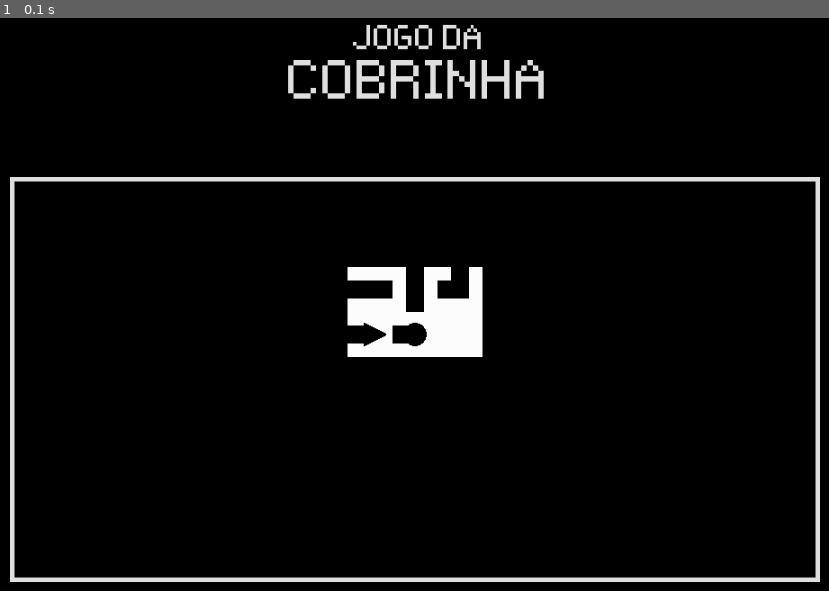
Above: before the commit, frame 1.
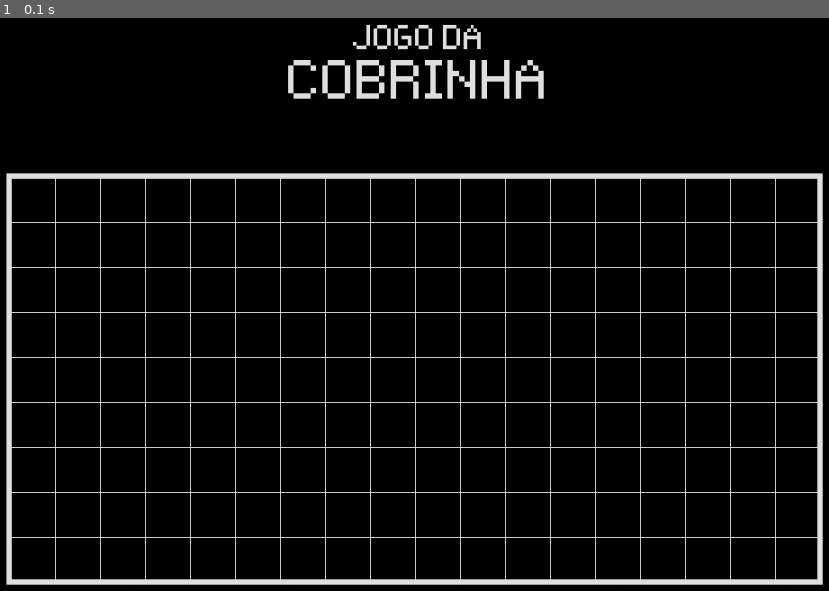
Above: after the commit, the same moment.

Repository: GiovanniDaldegan/jogo-da-cobrinha-pygame
Game: pygame game, started from scripts/main.py
Same seed, same stepped clock (60 frames per second), same inputs: the game is played once before the commit and once after it.
Inputs:
- Up to frame 1 (0.1 s): no input

The runs differ from the first frame. In frame 1, 8.0% of the frame differs, in the area x 0-100%, y 27-99%.

Commit message:
17/07 & 18/07 - Cenas, setup, etc.
Agora, o protótipo da cena "game" já é capaz de adicionar o título e o básico do cenário à tela (grade e bordas do mapa).

A ideia é que cada cena tenha total controle sobre a lista "layers", de forma que o script "main.py" seja capaz de alternar cenas e, consequentemente, mude tudo que é renderizado na tela.

Outras atualizações menores:
- Agora o script "fonts.py" possui uma função que inicializa e retorna todas as fontes, podendo ser utilizadas em qualquer script;
- Há um script separado para os dicionários SETTINGS e COLORS, evitando problemas de importação circular (eventualmente os valores dos dicionários serão armazenados num arquivo mais adequado);
- O script "input.py" se tornou capaz de detectar se um ponto se encontra dentro de um "rect" e exportar essa informação;
- Todos as classes de linhas e figuras geométricas foram incluídas em um mesmo script ("geometry.py").

Diff:
--- a/scripts/fonts.py
+++ b/scripts/fonts.py
@@ -1,9 +1,8 @@
 import pygame
+from settings import SETTINGS
 
-# Até que eu econtre uma forma de inicializar fontes
-# sem ser no script principal, esse arquivo é inútil
+def initializeFonts():
+	font0 = pygame.font.Font("C:/Users/Daldegan/Giovanni/Github/jogo-da-cobrinha-pygame/source/fonts/Pixeltype.ttf", SETTINGS["TEXT_SIZES"][0])
+	font1 = pygame.font.Font("C:/Users/Daldegan/Giovanni/Github/jogo-da-cobrinha-pygame/source/fonts/Pixeltype.ttf", SETTINGS["TEXT_SIZES"][1])
 
-small_title_font = pygame.font.Font("C:/Users/Daldegan/Giovanni/Github/jogo-da-cobrinha-pygame/source/fonts/Pixeltype.ttf", 60)
-title_font = pygame.font.Font("C:/Users/Daldegan/Giovanni/Github/jogo-da-cobrinha-pygame/source/fonts/Pixeltype.ttf", 100)
-
-# SETTINGS["TEXT_SIZES"][1]
+	return {"font0": font0, "font1": font1}
--- a/scripts/input.py
+++ b/scripts/input.py
@@ -0,0 +1,11 @@
+import pygame
+
+def handeInput(event, rect):
+
+	# if event.type == pygame.KEYDOWN:
+	# 	if event.key == pygame.K_RIGHT:
+
+
+	if event.type == pygame.MOUSEBUTTONDOWN:
+		if rect.collidepoint(event.pos):
+			return True
--- a/scripts/main.py
+++ b/scripts/main.py
@@ -1,63 +1,28 @@
-import sys, pygame, json
-import render
-from objects import text, sprite, line, rectangle, polygon
+import sys, pygame
+
+import render, input
+from settings import SETTINGS
+from scenes import game, menu
 
 
-SETTINGS = {
-	"FPS": 60,
-	"SIZE": (1000, 700),
-	"GRID_SIZE": 50,
-	"TEXT_SIZES": (100, 60, 40)
-	#"MAP_SIZE": (900, 0)
-}
-
-COLORS = {
-	"light-gray": (225,225,225),
-
-}
-
+# Game setup
+base_path = sys.path[0]
 pygame.init()
 
-SCREEN = pygame.display.set_mode(SETTINGS["SIZE"])
+SCREEN = pygame.display.set_mode(SETTINGS["SCREEN_SIZE"])
 pygame.display.set_caption("Jogo da Cobrinha")
 clock = pygame.time.Clock()
 
-# Fonts
-small_title_font = pygame.font.Font("C:/Users/Daldegan/Giovanni/Github/jogo-da-cobrinha-pygame/source/fonts/Pixeltype.ttf", SETTINGS["TEXT_SIZES"][1])
-title_font = pygame.font.Font("C:/Users/Daldegan/Giovanni/Github/jogo-da-cobrinha-pygame/source/fonts/Pixeltype.ttf", SETTINGS["TEXT_SIZES"][0])
 
-
-title = text.Text(
-	(
-		{ "font": small_title_font, "content":"JOGO DA", "pos": (504, 50), "color": COLORS["light-gray"] },
-		{ "font": title_font, "content": "COBRINHA", "pos": (504, 100), "color": COLORS["light-gray"] }
-	)
-)
-snek = sprite.Sprite("C:/Users/Daldegan/Giovanni/Github/jogo-da-cobrinha-pygame/source/graphics/snake.png", (500, 350))
-r0 = rectangle.Rectangle(COLORS["light-gray"], (50, 200), (900, 450), 5)
-
-
-layers = [[r0, title, snek], []]
-
-def draw_SCREEN(SCREEN):
-	SCREEN.fill((0,0,0))
-
-	# title_surface0 = small_title_font.render("JOGO DA", False, "White")
-	# title_surface1 = title_font.render("COBRINHA", False, "White")
-
-	# SCREEN.blit(title_surface0, (427, 30))
-	# SCREEN.blit(title_surface1, (357, 70))
-
-	pygame.draw.line(SCREEN, (255,255,255), (50, 200), (950, 200), 4)
-	pygame.draw.line(SCREEN, (255,255,255), (950, 200), (950, 650), 4)
-	pygame.draw.line(SCREEN, (255,255,255), (950, 650), (50, 650), 4)
-	pygame.draw.line(SCREEN, (255,255,255), (50, 650), (50, 200), 4)
-
-	pygame.display.update()
+# Layers: [scene setup, layer0, layer1, ...]
+layers = []
 
 
 def main():
 	run = True
+
+	# TODO: scene manager
+	game.setup(layers)
 
 	while run:
 
@@ -66,7 +31,7 @@
 		for event in events:
 			if event.type == pygame.QUIT: run = False
 
-		# draw_SCREEN(SCREEN)
+
 		render.render_scene(SCREEN, layers)
 
 		clock.tick(SETTINGS["FPS"])
--- /dev/null
+++ b/scripts/objects/geometry.py
@@ -0,0 +1,24 @@
+import pygame
+
+class Line():
+	def __init__(self, color, start, end, width):
+		self.color = color
+		self.start = start
+		self.end = end
+		self.width = width
+
+class Rectangle():
+	def __init__(self, color, topleft, size, width):
+
+		self.color = color
+		self.rect = pygame.Rect(topleft, size)
+		self.width = width
+
+# INCOMPLETO
+class Polygon():
+	def __init__(self, vertices, color, pos=(0,0)):
+		super().__init__()
+
+		for v in range(vertices):
+			self[f"v{v}"] = vertices[v]
+		self.color = color
--- a/scripts/objects/line.py
+++ /dev/null
@@ -1,6 +0,0 @@
-class Line():
-	def __init__(self, color, start, end, width):
-		self.color = color
-		self.start = start
-		self.end = end
-		self.width = width
--- a/scripts/objects/polygon.py
+++ /dev/null
@@ -1,9 +0,0 @@
-# INCOMPLETO
-
-class Polygon():
-	def __init__(self, vertices, color, pos=(0,0)):
-		super().__init__()
-
-		for v in range(vertices):
-			self[f"v{v}"] = vertices[v]
-		self.color = color
--- a/scripts/objects/rectangle.py
+++ /dev/null
@@ -1,8 +0,0 @@
-import pygame
-
-class Rectangle():
-	def __init__(self, color, topleft, size, width):
-
-		self.color = color
-		self.rect = pygame.Rect(topleft, size)
-		self.width = width
--- /dev/null
+++ b/scripts/objects/snake.py
@@ -0,0 +1,5 @@
+class Snake():
+	def __init__(self):
+		self.size = 2
+		self.coordinates = []
+		self.direction
--- a/scripts/render.py
+++ b/scripts/render.py
@@ -1,9 +1,11 @@
 import pygame
-# from ..scripts.main import SETTINGS
+from settings import SETTINGS, COLORS
 
 
 def render_scene(SCREEN, layers):
 	SCREEN.fill("#000000")
+
+	# for j in range()
 
 	for layer in layers:
 		for obj in layer:
@@ -22,6 +24,7 @@
 				for l in range(len(obj.lines)):
 					SCREEN.blit(obj.lines[l], obj.rects[l])
 
+			#elif obj_class == "Snake":
 
 
 	pygame.display.update()
--- a/scripts/scenes/game.py
+++ b/scripts/scenes/game.py
@@ -0,0 +1,30 @@
+from settings import SETTINGS, COLORS
+from objects import geometry, text
+from fonts import initializeFonts
+
+def setup(layers):
+	_fonts = initializeFonts()
+
+	# Grid
+	grid_size = SETTINGS["GRID_SIZE"]
+	unit_size = SETTINGS["UNIT_SIZE"]
+	grid_origin = SETTINGS["GRID_ORIGIN"]
+
+	# Title
+	title = text.Text(
+		(
+			{ "font": _fonts["font1"], "content":"JOGO DA", "pos": (504, 50), "color": COLORS["light_gray"] },
+			{ "font": _fonts["font0"], "content": "COBRINHA", "pos": (504, 100), "color": COLORS["light_gray"] }
+		)
+	)
+
+	# Borders
+	r0 = geometry.Rectangle(COLORS["light_gray"], (46, 196), (907, 457), 6)
+
+	layers.append([title, r0])
+
+	for i in range(int(grid_size[0] / unit_size) - 1):
+		layers[0].append(geometry.Line(COLORS["light_gray"], (grid_origin[0] + (1 + i) * unit_size, grid_origin[1]), (grid_origin[0] + (1 + i) * unit_size, grid_origin[1] + grid_size[1]), 1))
+
+	for j in range(int(grid_size[1] / unit_size) - 1):
+		layers[0].append(geometry.Line(COLORS["light_gray"], (grid_origin[0], grid_origin[1] + (1 + j) * unit_size), (grid_origin[0] + grid_size[0], grid_origin[1] + (1 + j) * unit_size), 1))
--- /dev/null
+++ b/scripts/settings.py
@@ -0,0 +1,15 @@
+SETTINGS = {
+	"FPS": 60,
+	"SCREEN_SIZE": (1000, 700),
+	"GRID_ORIGIN": (50, 200),
+	"GRID_SIZE": (900, 450),
+	"UNIT_SIZE": 50,
+	"TEXT_SIZES": (100, 60, 40)
+}
+
+COLORS = {
+	"light_gray"	: (225,225,225),
+	"purple"		: (230, 150, 230),
+    "yellow"		: (255, 255, 0),
+    "pink"			: (255, 0, 255),
+}
Binary file changed: source/graphics/snake.png
